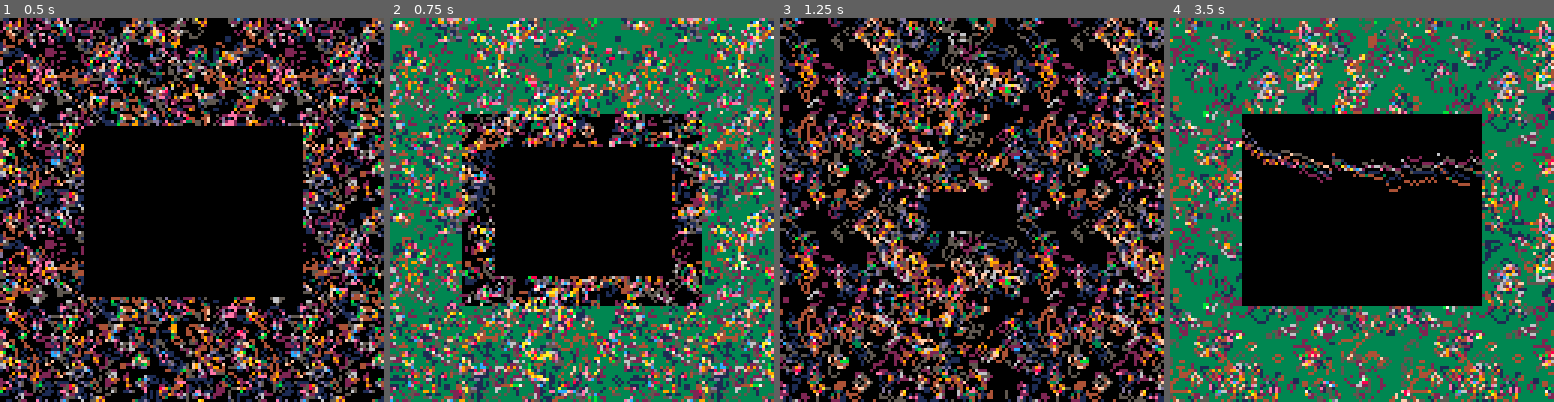
Above: before the commit, frames 1-4 (left to right).
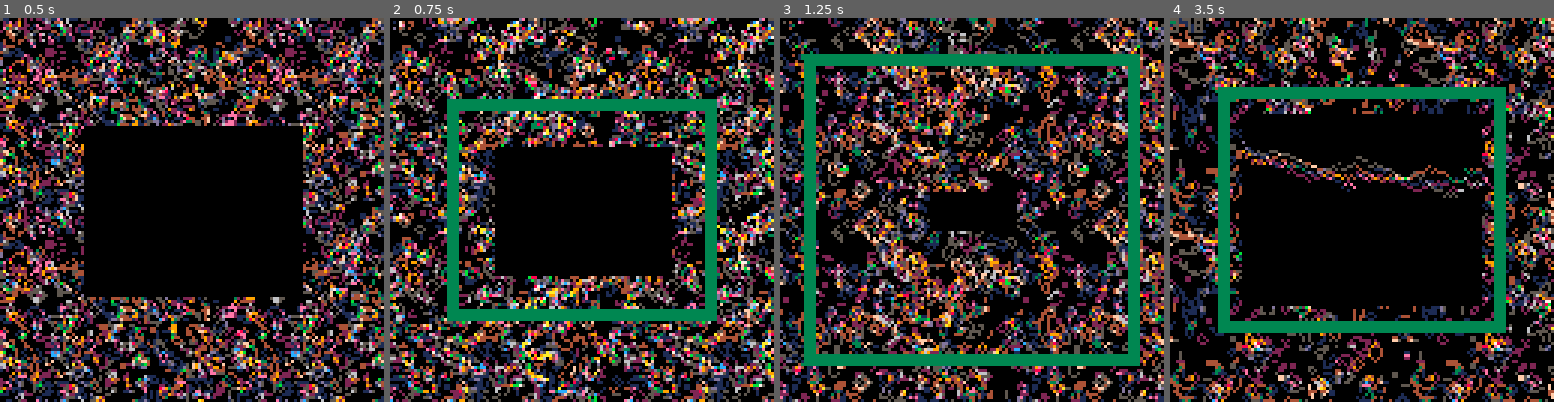
Above: after the commit, the same moments.

Repository: erwinbonsma/PicoGarden
Game: PICO-8 cartridge picogarden.p8
The game is run twice, just before and just after one commit, with the same random seed, the same clock (stepped at 60 frames per second) and the same inputs.
Inputs:
- Up to frame 1 (0.5 s): tap X (X key) at 0.33 s
- Up to frame 2 (0.75 s): tap O (Z key) at 0.7 s
- Up to frame 3 (1.25 s): tap X (X key) at 1.07 s
- Up to frame 4 (3.5 s): hold Right 1.6-2.1 s; tap O (Z key) every 0.4 s from 1.7 to 3.3 s; tap X (X key) at 1.85, 2.97 s; hold Up 2.15-2.42 s; hold Right 2.47-3.03 s; hold Left from 3.08 s (still down)

Frame 1 is identical in both runs. In frame 2, 33% of the frame differs, in the area x 0-100%, y 0-100%; in frame 3, 10%; in frame 4, 65%.

Commit message:
Animate revive rectangle

Diff:
--- a/picogarden.p8
+++ b/picogarden.p8
@@ -11,7 +11,7 @@
 history_len=80
 liveliness_limit=50
 max_wait=6
-min_revive_delay=10
+min_revive_delay=32
 cart_version=2
 
 -- colors so that:
@@ -1002,7 +1002,6 @@
  state.num_revives=0
  state.btnx_hold=0
  state.fadein=32
- state.flash_bg=0
  state.history:reset()
 
  _draw=main_draw
@@ -1024,8 +1023,6 @@
  state.wait=0
 
  load_hiscores()
-
- state.flash_bg=0
 
  expand=init_expand()
  flash=init_flash()
@@ -1050,19 +1047,6 @@
   memcpy(a,a+40,12)
   memcpy(a+52,a+12,12)
   a+=64
- end
-
- if state.flash_bg>0 then
-  for y=32,95 do
-   local a=d0+y*64
-   local b=a+52
-   for x=1,12 do
-    poke(a,flash[@a])
-    poke(b,flash[@b])
-    a+=1
-    b+=1
-   end
-  end
  end
 
  local a=d0
@@ -1074,18 +1058,23 @@
   a+=64
   b+=64
  end
-
- if state.flash_bg>0 then
-  for y=0,31 do
-   local a=d0+y*64+12
-   local b=a+96*64
-   for x=1,40 do
-    poke(a,flash[@a])
-    poke(b,flash[@b])
-    a+=1
-    b+=1
-   end
-  end
+end
+
+function draw_revive_rect()
+ local x=flr(24*(
+  state.revive_wait/32
+ ))-4
+ local y=state.revive_wait-4
+ print(state.revive_delta,0,0)
+ for w=1,4 do
+  color(
+   (32-state.revive_wait-w)*6<
+   state.revive_delta and
+   c_dgreen or c_dblue
+  )
+  rect(x,y,127-x,127-y)
+  x+=1
+  y+=1
  end
 end
 
@@ -1105,6 +1094,9 @@
    :draw(state.viewmode)
  end
  draw_border()
+ if state.revive_wait>0 then
+  draw_revive_rect()
+ end
  if state.viewmode==0 then
   state.history:draw_plot()
  elseif state.fadein>0 then
@@ -1169,11 +1161,15 @@
  if btnp(🅾️) then
   if state.revive_wait==0 then
    --sfx(5)
+   local before=
+    state.history:total_cells()
    revive(state.gols)
    state.revive_wait=min_revive_delay
-   state.flash_bg=8
    state.num_revives+=1>>16
-   state.history:count()
+   state.revive_delta=(
+    state.history:count()
+    -before
+   )
    return
   end
  end
@@ -1191,9 +1187,6 @@
 
  if state.fadein>0 then
   state.fadein-=1
- end
- if state.flash_bg>0 then
-  state.flash_bg-=1
  end
 
  state.t+=1
